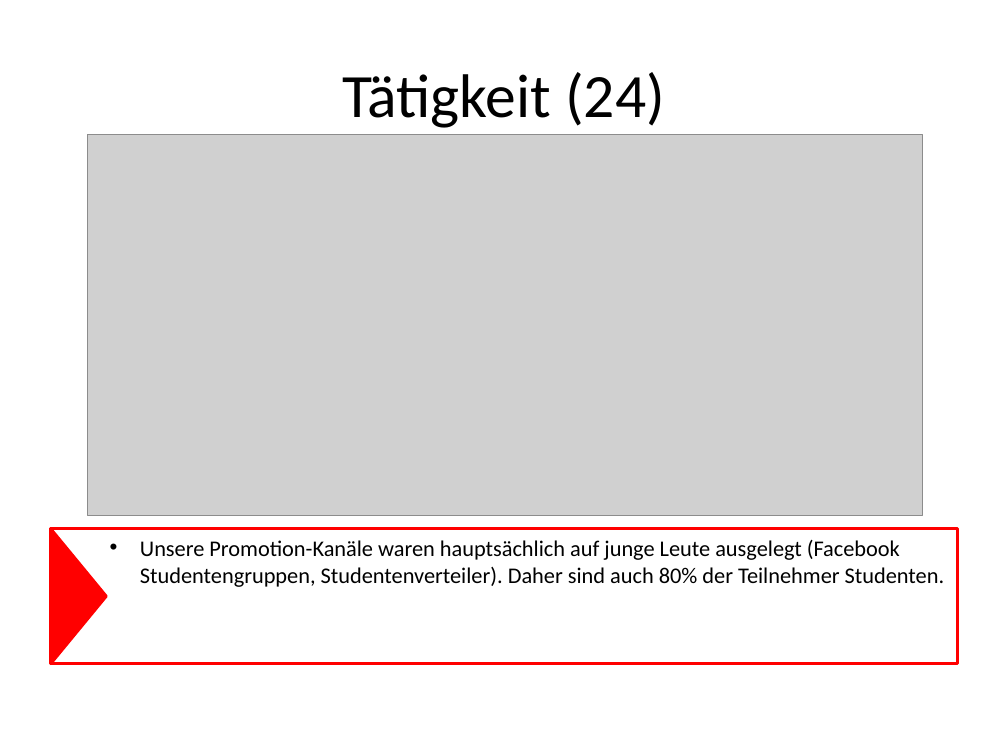
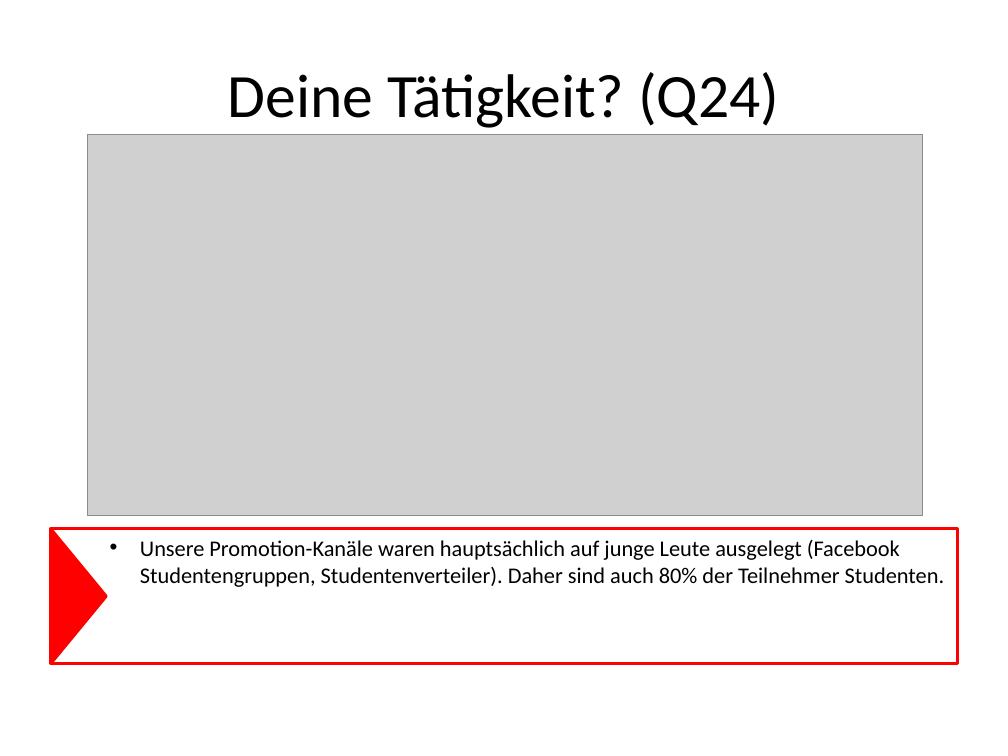
Before and after one commit to Roba1993/Happy-Hour, a slide deck: slide 5 of documents/marketing/Marketing Analyse von Umfrage 1 (5.5).pptx. Drawn at 1008x756 pixels with LibreOffice and Linux fonts; fonts in the diff are those of the drawing; grey boxes stand for pictures. Boxes give left, top, right and bottom in pixels: in the first picture for what was removed or moved away, otherwise in the second. Text is boxed around its words. In the diff, an @@ line names an element or a change of style, - is before the commit and + after.

```diff
--- a/documents/marketing/Marketing Analyse von Umfrage 1 (5.5).pptx
+++ b/documents/marketing/Marketing Analyse von Umfrage 1 (5.5).pptx
@@ title at [228,72,779,128]: text changed @@
-Tätigkeit (24)
+Deine Tätigkeit? (Q24)
```
Also in this commit, not shown: 4 other slides changed.
